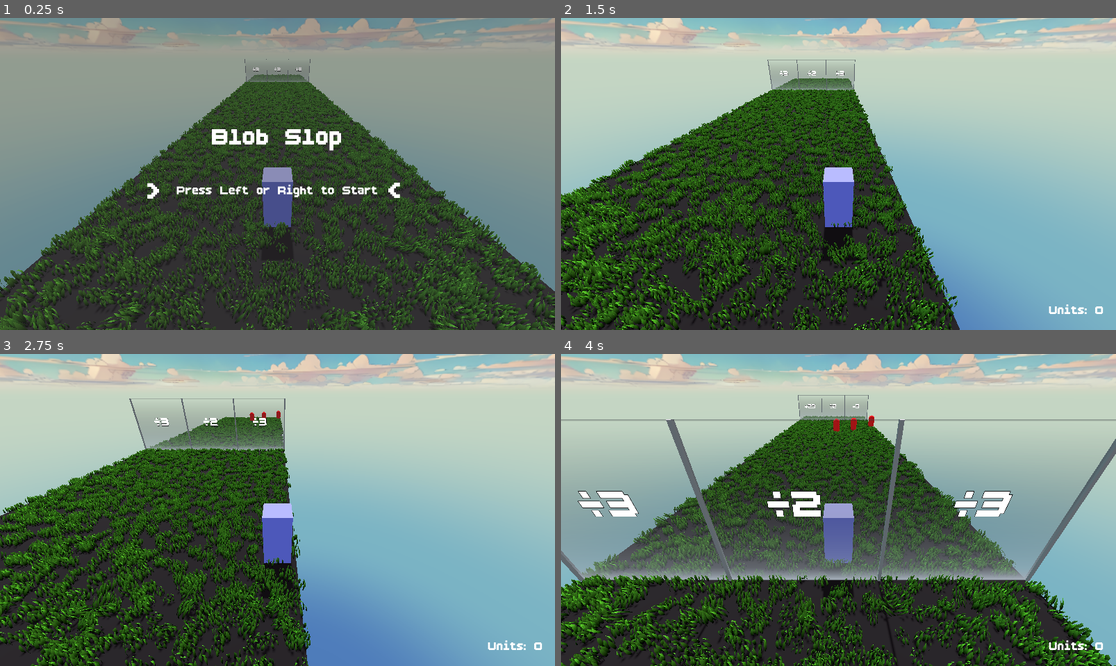
Above: before the commit, frames 1-4 (two rows, left to right).
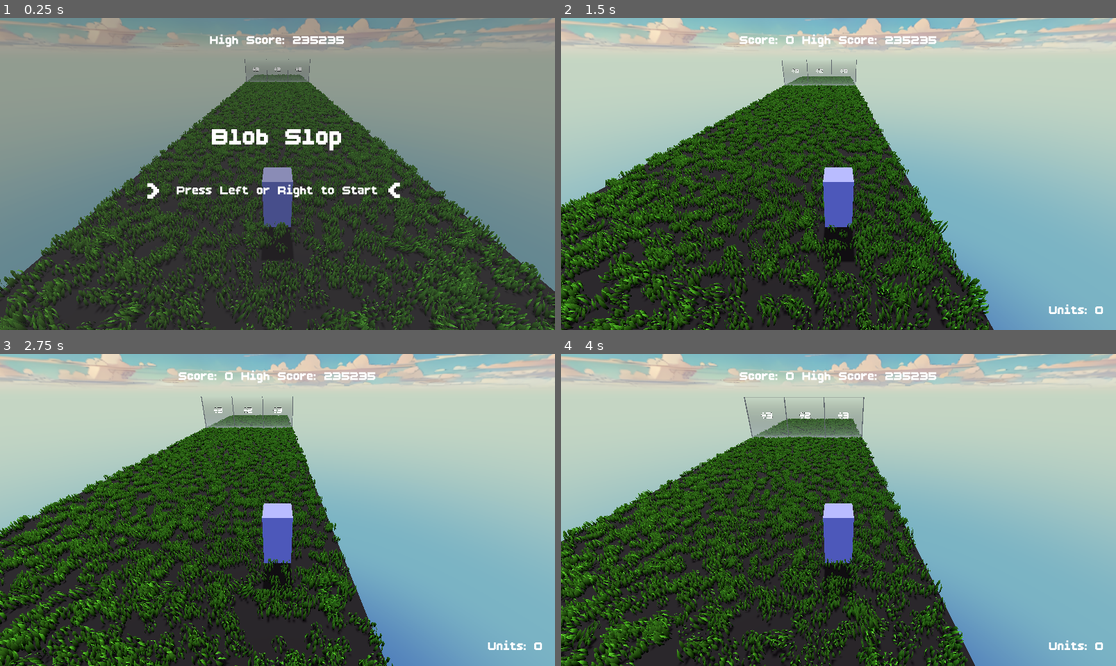
Above: after the commit, the same moments.

Repository: zidaneho/blob-slop
Game: Godot game, scene res://scenes/main.tscn
Same seed, same stepped clock (60 frames per second), same inputs: the game is played once before the commit and once after it.
Inputs:
- Up to frame 1 (0.25 s): no input
- Up to frame 2 (1.5 s): hold Right (right) 0.53-1.28 s; hold Left (left) from 1.28 s (still down)
- Up to frame 3 (2.75 s): release Left (left) at 2.03 s; hold Right (right) from 2.03 s (still down)
- Up to frame 4 (4 s): release Right (right) at 3.53 s; hold Left (left) from 3.53 s (still down)

The runs differ from the first frame. In frame 1, 0.4% of the frame differs, in the area x 37-62%, y 5-10%; in frame 2, 31%; in frame 3, 33%; in frame 4, 52%, in the area x 0-100%, y 5-100%.

Commit message:
Add projectiles

Diff:
--- a/components/blobs/EnemyUnit.gd
+++ b/components/blobs/EnemyUnit.gd
@@ -41,9 +41,10 @@
 		# We do NOT call super._process(delta)
 		global_position = global_position.lerp(target_position, delta * smoothing_speed)
 
-		# Optional: Rotate to face the player unit
-		look_at_target(target_position, delta)
-
+		var distance_sq = global_position.distance_squared_to(target_position)
+		var look_threshold = 0.01 # Only look if the target is more than 0.01 units away
+		if distance_sq > look_threshold * look_threshold:
+			look_at_target(target_position, delta)
 	else:
 		# If not active, do nothing (it will stick to the chunk automatically)
 		pass
--- a/components/blobs/Unit.gd
+++ b/components/blobs/Unit.gd
@@ -2,7 +2,11 @@
 
 # --- VISUAL SETTINGS ---
 @export var smoothing_speed: float = 10.0
-@export var attack_cooldown: float = 0.5
+
+# --- ATTACK CONFIGURATION ---
+@export var ATTACK_COOLDOWN: float = 0.25
+const PROJECTILE_SCENE: PackedScene = preload("res://components/projectile/projectile.tscn")
+@export var PROJECTILE_SPAWN_OFFSET: Vector3 = Vector3(0, 0.5, 0)
 
 # --- STATE (Managed by Player) ---
 var target_position: Vector3 = Vector3.ZERO
@@ -10,9 +14,8 @@
 var can_shoot: bool = true
 var attack_damage : float = 0
 
-
 # --- COMPONENTS ---
-@onready var model = $MeshInstance3D # Assuming you have a mesh child
+@onready var model = $MeshInstance3D
 # @onready var gun_tip = $GunTip # Optional: spawn point for bullets
 
 func _ready():
@@ -24,16 +27,12 @@
 
 func _process(delta):
 	# 1. MOVEMENT (Visual Interpolation)
-	# The unit blindly slides towards where the Player tells it to be.
-	# This is much cheaper than pathfinding or rigid body physics for every unit.
 	global_position = global_position.lerp(target_position, delta * smoothing_speed)
 
 	# 2. ROTATION
-	# Look at the enemy if we have one, otherwise look forward
 	if is_instance_valid(target_enemy):
 		look_at_target(target_enemy.global_position, delta)
 	else:
-		# Optional: Look in movement direction
 		var move_dir = target_position - global_position
 		if move_dir.length() > 0.1:
 			look_at_target(global_position + move_dir, delta)
@@ -56,17 +55,32 @@
 func trigger_attack():
 	if not can_shoot: return
 	if not is_instance_valid(target_enemy): return
+	if not PROJECTILE_SCENE: # Check if the scene is set
+		push_error("Projectile Scene not set on Unit!")
+		return
 
-	# 1. Visuals
+	# 1. Spawn the projectile (replaces the direct damage call)
+	var missile = PROJECTILE_SCENE.instantiate()
+	get_tree().root.add_child(missile)
+
+	# 2. Set spawn position and orientation
+	# Spawns the missile at the unit's position + offset
+	missile.global_transform = global_transform.translated(PROJECTILE_SPAWN_OFFSET)
+
+	# 3. CRITICAL: Initialize the projectile
+	if missile.has_method("start_homing"):
+		# Pass the target node and the damage value
+		missile.start_homing(target_enemy, attack_damage)
+	else:
+		push_error("Projectile script is missing the 'start_homing' function! Projectile destroyed.")
+		missile.queue_free()
+		return
+
+	# 4. Visuals and Cooldown
 	_play_shoot_visuals()
-
-	# 2. DEAL DAMAGE (The missing link)
-	if target_enemy.has_method("take_damage"):
-		target_enemy.take_damage(attack_damage)
-
-	# 3. Cooldown Logic
 	can_shoot = false
-	await get_tree().create_timer(0.5).timeout # Attack speed
+	# Use the exported attack_cooldown
+	await get_tree().create_timer(ATTACK_COOLDOWN).timeout
 	can_shoot = true
 
 func _play_shoot_visuals():
@@ -74,9 +88,13 @@
 	var tween = create_tween()
 	tween.tween_property(model, "scale", Vector3(1.2, 0.8, 1.2), 0.1)
 	tween.tween_property(model, "scale", Vector3(1.0, 1.0, 1.0), 0.1)
+	pass
 
-	# TODO: Spawn projectile scene here if needed
-	# var bullet = bullet_scene.instantiate()
-	# get_tree().root.add_child(bullet)
-	# bullet.global_position = global_position
-	pass
+func take_damage(amount):
+	# If you had health, you'd apply damage here.
+	# For now, we assume this function will be called by another script.
+	die()
+
+func die():
+	# Implement any death visuals/sounds here before removal
+	queue_free()
--- a/components/blobs/enemy_blob.tscn
+++ b/components/blobs/enemy_blob.tscn
@@ -10,12 +10,15 @@
 [sub_resource type="BoxShape3D" id="BoxShape3D_dceoi"]
 size = Vector3(0.8, 2, 0.8)
 
-[node name="Blob" type="Node3D"]
+[sub_resource type="SphereShape3D" id="SphereShape3D_dceoi"]
+
+[node name="Blob" type="CharacterBody3D"]
 script = ExtResource("1_dceoi")
 
 [node name="MeshInstance3D" type="MeshInstance3D" parent="."]
 transform = Transform3D(1, 0, 0, 0, 1, 0, 0, 0, 1, 0, 1, 0)
 mesh = SubResource("CapsuleMesh_jcb2t")
+skeleton = NodePath("")
 surface_material_override/0 = SubResource("StandardMaterial3D_dkkcj")
 
 [node name="KillArea" type="Area3D" parent="."]
@@ -23,3 +26,7 @@
 
 [node name="CollisionShape3D" type="CollisionShape3D" parent="KillArea"]
 shape = SubResource("BoxShape3D_dceoi")
+
+[node name="CollisionShape3D" type="CollisionShape3D" parent="."]
+transform = Transform3D(1.3891696, 0, 0, 0, 2.1699083, 0, 0, 0, 1.2812842, -0.022739053, 0.9653045, 0)
+shape = SubResource("SphereShape3D_dceoi")
--- a/components/blobs/player_blob.tscn
+++ b/components/blobs/player_blob.tscn
@@ -7,6 +7,8 @@
 [sub_resource type="StandardMaterial3D" id="StandardMaterial3D_dkkcj"]
 albedo_color = Color(0.56940794, 1, 1, 1)
 
+[sub_resource type="SphereMesh" id="SphereMesh_1emtq"]
+
 [node name="Blob" type="Node3D"]
 script = ExtResource("1_1emtq")
 
@@ -14,3 +16,10 @@
 transform = Transform3D(1, 0, 0, 0, 1, 0, 0, 0, 1, 0, 1, 0)
 mesh = SubResource("CapsuleMesh_jcb2t")
 surface_material_override/0 = SubResource("StandardMaterial3D_dkkcj")
+
+[node name="Projectile" type="CharacterBody3D" parent="MeshInstance3D"]
+
+[node name="MeshInstance3D" type="MeshInstance3D" parent="MeshInstance3D/Projectile"]
+mesh = SubResource("SphereMesh_1emtq")
+
+[node name="CollisionShape3D" type="CollisionShape3D" parent="MeshInstance3D/Projectile"]
--- a/components/player/player.gd
+++ b/components/player/player.gd
@@ -4,7 +4,7 @@
 signal player_died
 
 # --- CONFIGURATION ---
-@export var movement_speed: float = 20
+@export var movement_speed: float = 10.0
 @export var formation_radius: float = 3.0
 @export var attack_range: float = 15.0
 @export var damage_per_unit : float = 1
@@ -158,7 +158,7 @@
 				target_count = 1 # Fallback logic
 
 	# Ensure we are between 0 and 500
-	target_count = min(500, max(0, target_count))
+	target_count = min(max(0, target_count), 500)
 
 	updated_unit_count.emit(target_count)
 
--- /dev/null
+++ b/components/projectile/projectile.gd
@@ -0,0 +1,53 @@
+extends CharacterBody3D
+
+# --- CONFIG ---
+const SPEED = 20.0
+const ROTATION_SPEED = 8.0 # How fast the missile turns towards the target
+
+# --- STATE ---
+var target: Node3D = null
+var attack_damage: float = 5.0
+
+# This function is called by Unit.gd upon spawn
+func start_homing(target_node: Node3D, damage: float):
+	target = target_node
+	attack_damage = damage
+	# Since Unit.gd already sets the transform to face the enemy, we can start moving immediately.
+
+func _physics_process(delta):
+	# Check if the target is valid before proceeding
+	if not is_instance_valid(target):
+		queue_free()
+		return
+
+	# 1. Calculate direction to target
+	var target_position = target.global_position
+
+	# 2. Smoothly rotate the projectile towards the target position
+	var target_transform = global_transform.looking_at(target_position, Vector3.UP)
+	global_transform = global_transform.interpolate_with(target_transform, delta * ROTATION_SPEED)
+
+	# 3. Move the projectile forward
+	# The projectile's forward is typically its -Z axis in Godot 3D
+	velocity = -global_transform.basis.z * SPEED
+
+	move_and_slide()
+
+	# 4. Handle collision when it hits something
+	for i in range(get_slide_collision_count()):
+		var collision_info = get_slide_collision(i)
+		handle_hit(collision_info.get_collider())
+		return # Stop movement and free the projectile after a hit
+
+# --- COLLISION HANDLER ---
+func handle_hit(collider: Object):
+	# Check if the thing we hit has the 'take_damage' method (like EnemyUnit.gd)
+	if collider.has_method("take_damage"):
+		collider.take_damage(attack_damage)
+	# Check if we hit a child node of the target (e.g., a MeshInstance3D)
+	elif collider is Node3D and collider.get_parent() == target:
+		if target.has_method("take_damage"):
+			target.take_damage(attack_damage)
+
+	# The projectile is destroyed after impact
+	queue_free()
--- /dev/null
+++ b/components/projectile/projectile.tscn
@@ -0,0 +1,18 @@
+[gd_scene load_steps=4 format=3 uid="uid://cqehxbqn82k2y"]
+
+[ext_resource type="Script" uid="uid://cdlvhp4qvkfpn" path="res://components/projectile/projectile.gd" id="1_6ewyx"]
+
+[sub_resource type="SphereMesh" id="SphereMesh_akgne"]
+
+[sub_resource type="SphereShape3D" id="SphereShape3D_a85iw"]
+
+[node name="Projectile" type="CharacterBody3D"]
+script = ExtResource("1_6ewyx")
+
+[node name="MeshInstance3D" type="MeshInstance3D" parent="."]
+transform = Transform3D(0.25, 0, 0, 0, 0.25, 0, 0, 0, 0.25, 0, 0, 0)
+mesh = SubResource("SphereMesh_akgne")
+
+[node name="CollisionShape3D" type="CollisionShape3D" parent="."]
+transform = Transform3D(0.25, 0, 0, 0, 0.25, 0, 0, 0, 0.25, 0, 0, 0)
+shape = SubResource("SphereShape3D_a85iw")
--- a/scenes/main.tscn
+++ b/scenes/main.tscn
@@ -133,6 +133,7 @@
 
 [node name="OpeningMusic" type="AudioStreamPlayer2D" parent="Canvas/StartScreen"]
 stream = ExtResource("2_jkv2x")
+volume_db = 16.877
 
 [node name="GameOverScreen" type="ColorRect" parent="Canvas"]
 anchors_preset = 15
@@ -232,9 +233,9 @@
 
 [node name="GameOverMusic" type="AudioStreamPlayer2D" parent="Canvas/GameOverScreen"]
 stream = ExtResource("2_a8y0u")
+volume_db = 24.0
 
 [node name="ScoreContainer" type="MarginContainer" parent="Canvas"]
-visible = false
 anchors_preset = 10
 anchor_right = 1.0
 offset_bottom = 16.0
@@ -304,5 +305,7 @@
 
 [node name="SpringMusic" type="AudioStreamPlayer2D" parent="."]
 stream = ExtResource("16_jbj1t")
+volume_db = 24.0
 
 [node name="SpringMusicBoss" type="AudioStreamPlayer2D" parent="."]
+volume_db = 24.0
Not shown: 1 places in components/blobs/enemy_blob.tscn that only renumber resources
Not shown: 1 places in components/blobs/player_blob.tscn that only renumber resources
Not shown, added: components/projectile/projectile.gd.uid
